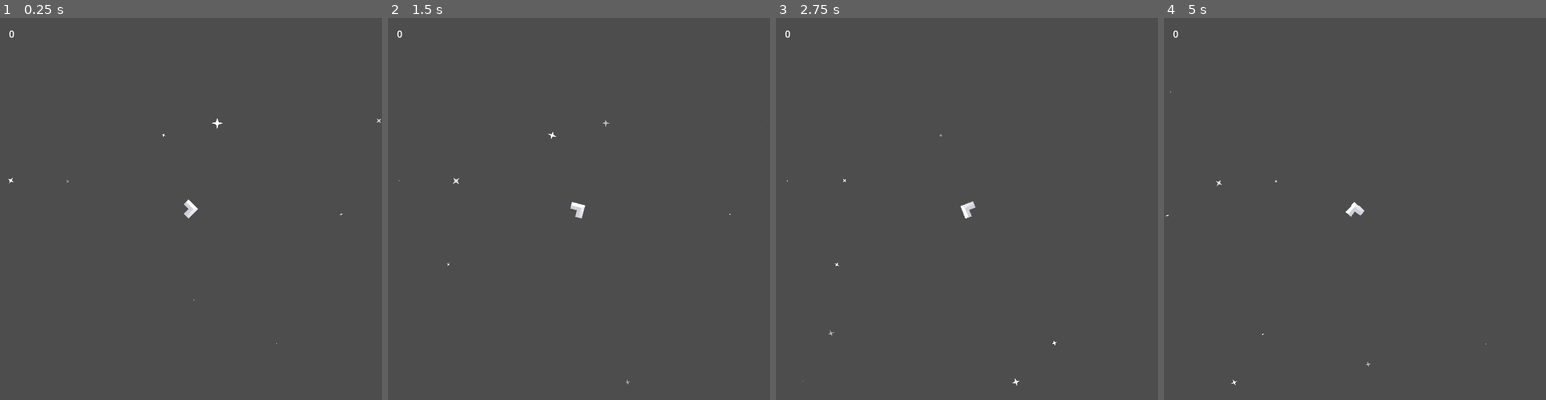
Above: before the commit, frames 1-4 (left to right).
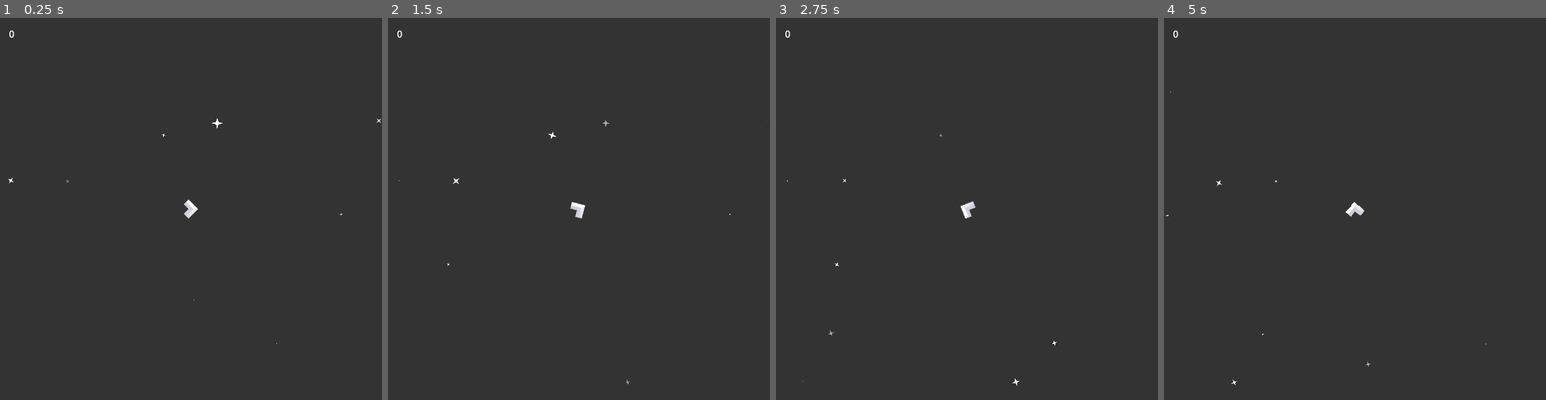
Above: after the commit, the same moments.

Repository: williamthome/backspace
Game: Godot game, scene res://scene/level/main/main_level.tscn
The game is run twice, just before and just after one commit, with the same random seed, the same clock (stepped at 60 frames per second) and the same inputs.
Inputs:
- Up to frame 1 (0.25 s): no input
- Up to frame 2 (1.5 s): tap Enter at 0.5 s; hold Right (rotate_right) 0.53-1.28 s; hold Down (decelerate) 0.53-1.28 s; hold Left (rotate_left) from 1.28 s (still down); tap Down (decelerate) at 1.35 s
- Up to frame 3 (2.75 s): release Left (rotate_left) at 2.03 s; hold Right (rotate_right) from 2.03 s (still down); hold Down (decelerate) from 2.03 s (still down)
- Up to frame 4 (5 s): release Right (rotate_right) at 2.78 s; release Down (decelerate) at 2.78 s; hold Up (accelerate) 2.78-3.53 s; tap Down (decelerate) at 2.85, 4.35 s; hold Down (decelerate) 3.53-4.28 s; hold Left (rotate_left) from 3.53 s (still down)

The runs differ from the first frame. In frame 1, 100% of the frame differs, in the area x 0-100%, y 0-100%; in frame 2, 100%; in frame 3, 100%; in frame 4, 100%.

Commit message:
chore: change background color

Diff:
--- a/project.godot
+++ b/project.godot
@@ -49,3 +49,4 @@
 textures/canvas_textures/default_texture_filter=0
 renderer/rendering_method="gl_compatibility"
 renderer/rendering_method.mobile="gl_compatibility"
+environment/defaults/default_clear_color=Color(0.2, 0.2, 0.2, 1)
